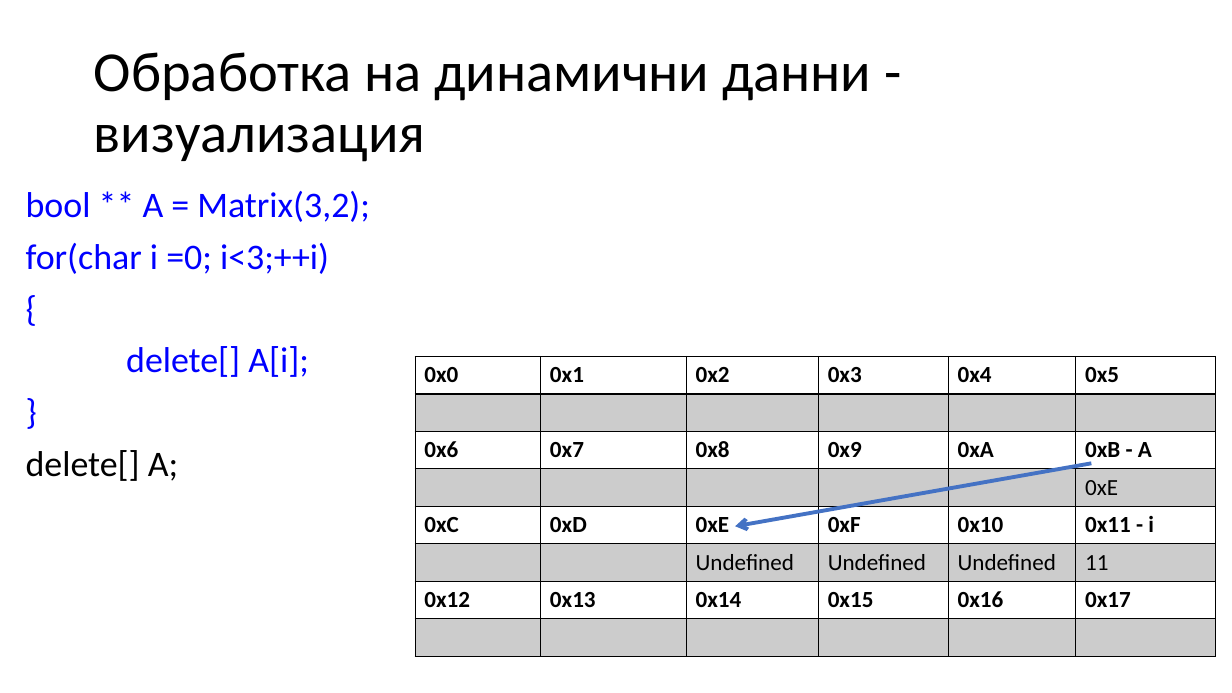
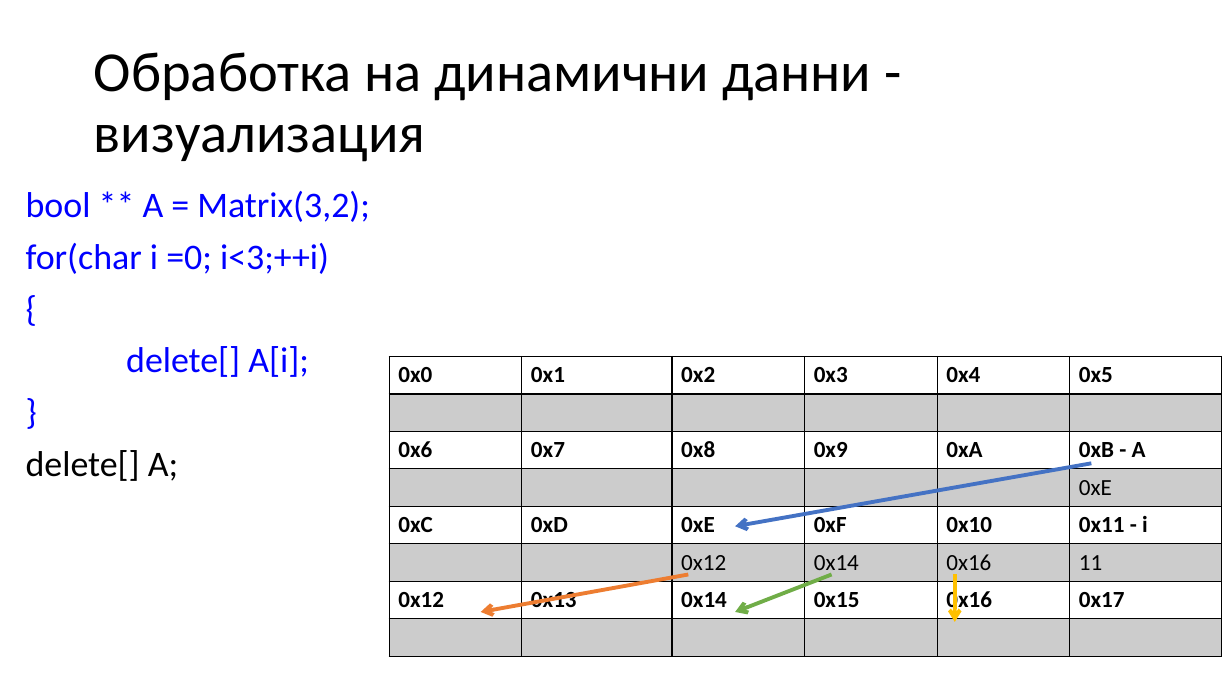
Before and after one commit to Mapmo/Uni-CPP, a slide deck: slide 60 of Introducing To Programming Materials/Consultation 3/Consultation3.pptx (slide 59 before the commit). Drawn at 1232x693 pixels with LibreOffice and Linux fonts; fonts in the diff are those of the drawing. Boxes give left, top, right and bottom in pixels: in the first picture for what was removed or moved away, otherwise in the second. Text is boxed around its words. In the diff, an @@ line names an element or a change of style, - is before the commit and + after.

```diff
--- a/Introducing To Programming Materials/Consultation 3/Consultation3.pptx
+++ b/Introducing To Programming Materials/Consultation 3/Consultation3.pptx
@@ table at <box>389,357,1220,656</box> @@
-row 6:  |  | Undefined | Undefined | Undefined | 11
+row 6:  |  | 0x12 | 0x14 | 0x16 | 11
@@ table: place and size @@
-table at <box>415,357,1216,656</box>
+table at <box>389,357,1220,656</box>
@@ arrow added from (689, 575) to (481, 612), #ED7D31 3 pt @@
@@ arrow added from (832, 575) to (736, 612), #70AD47 3 pt @@
@@ arrow added from (955, 575) to (955, 622), #FFC000 3 pt @@
```
Also in this commit, not shown: 19 other slides changed, 3 slides added, 2 other files.
